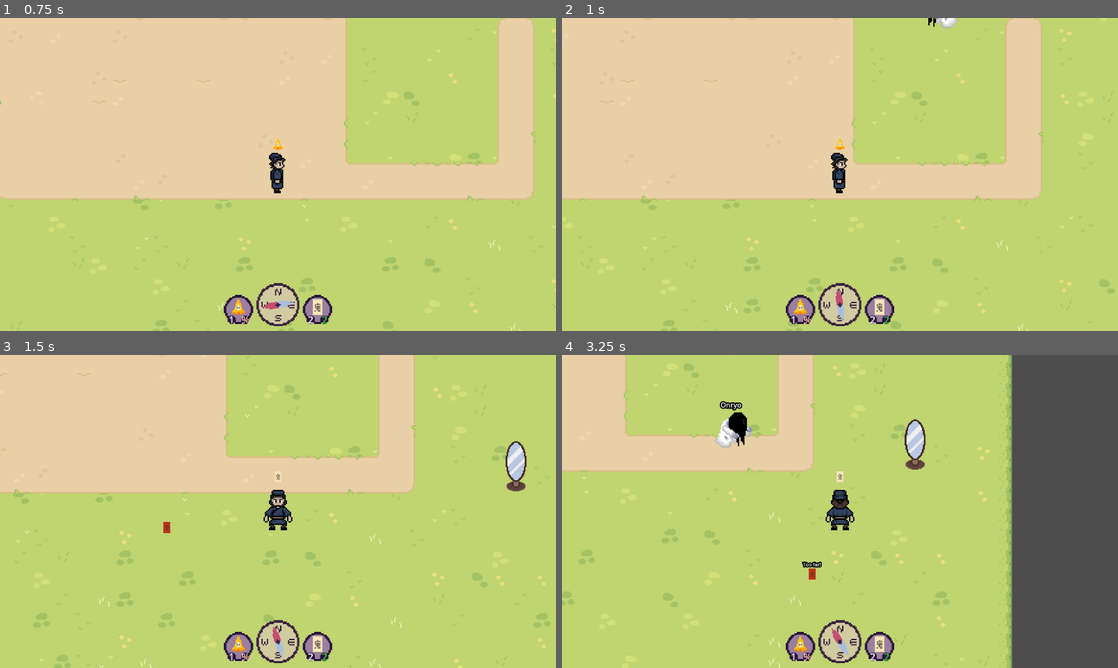
Above: before the commit, frames 1-4 (two rows, left to right).
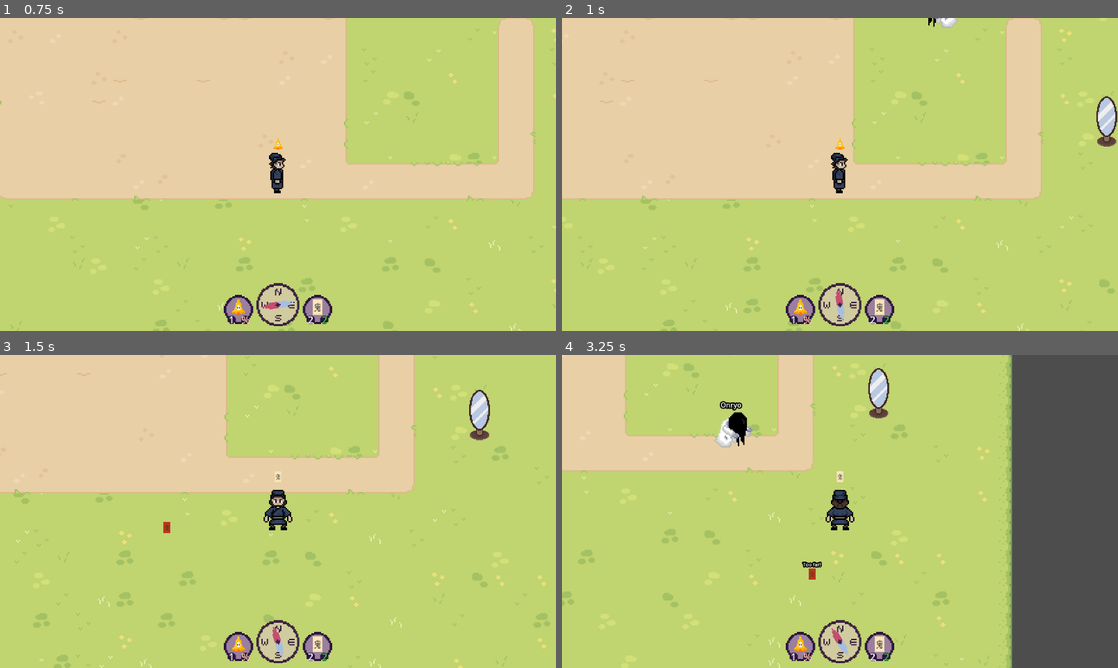
Above: after the commit, the same moments.

Repository: FennecKii/Pixel-Game-Jam-2025
Game: Godot game, scene res://Maps/Map 1/map_1.tscn
Same seed, same stepped clock (60 frames per second), same inputs: the game is played once before the commit and once after it.
Inputs (mouse positions are in pixels of both pictures, inside the frame that each line leads up to):
- Up to frame 1 (0.75 s): move the mouse to (278, 193) at 0.52 s; hold D (Right) from 0.53 s (still down); tap 1 (Equip Bell) at 0.6 s
- Up to frame 2 (1 s): keep holding D (Right)
- Up to frame 3 (1.5 s): move the mouse to (166, 527) at 1.27 s; release D (Right) at 1.28 s; hold S (Down) from 1.28 s (still down); tap 2 (Equip Ofuda) at 1.35 s
- Up to frame 4 (3.25 s): move the mouse to (895, 442) at 2.02 s; release S (Down) at 2.03 s; hold D (Right) 2.03-2.78 s; tap E (Interact) at 2.1 s; move the mouse to (812, 574) at 2.77 s; hold W (Up) from 2.78 s (still down); click (812, 574) at 2.85 s

Frame 1 is identical in both runs. In frame 2, 0.5% of the frame differs, in the area x 96-100%, y 24-42%; in frame 3, 1.0%; in frame 4, 1.0%, in the area x 55-66%, y 4-37%.

Commit message:
small changes

Diff:
--- a/Items/Bell/bell.gd
+++ b/Items/Bell/bell.gd
@@ -3,7 +3,7 @@
 @export var ghost_detection_component: GhostDetectionComponent
 @export var display_item: bool = false
 
-@onready var bell_rang_label: Label = $"Bell Rang"
+@onready var animation_player: AnimationPlayer = $AnimationPlayer
 
 var bell_rang: bool = false
 
@@ -27,10 +27,9 @@
 func _on_bell_rang(_volume: float):
 	if display_item:
 		return
-	bell_rang_label.visible = true
 	bell_rang = true
-	await get_tree().create_timer(1).timeout
-	bell_rang_label.visible = false
+	animation_player.play("ring")
+	await animation_player.animation_finished
 	bell_rang = false
 
 func _update_item_response() -> void:
--- a/Items/Bell/bell.tscn
+++ b/Items/Bell/bell.tscn
@@ -1,8 +1,104 @@
-[gd_scene load_steps=5 format=3 uid="uid://bs87s8ufsum54"]
+[gd_scene load_steps=10 format=3 uid="uid://bs87s8ufsum54"]
 
 [ext_resource type="Texture2D" uid="uid://df0t7u64twlu" path="res://Items/Bell/Bell (PGJ 2025).png" id="1_d77j5"]
 [ext_resource type="Script" uid="uid://d3t60bioyruos" path="res://Items/Bell/bell.gd" id="1_yll56"]
 [ext_resource type="PackedScene" uid="uid://d13k3krjndysh" path="res://Globals/Components/ghost_detection_component.tscn" id="3_3u4i5"]
+
+[sub_resource type="Animation" id="Animation_o57o5"]
+length = 0.001
+tracks/0/type = "value"
+tracks/0/imported = false
+tracks/0/enabled = true
+tracks/0/path = NodePath(".:animation")
+tracks/0/interp = 1
+tracks/0/loop_wrap = true
+tracks/0/keys = {
+"times": PackedFloat32Array(0),
+"transitions": PackedFloat32Array(1),
+"update": 1,
+"values": [&"idle"]
+}
+tracks/1/type = "value"
+tracks/1/imported = false
+tracks/1/enabled = true
+tracks/1/path = NodePath(".:frame")
+tracks/1/interp = 1
+tracks/1/loop_wrap = true
+tracks/1/keys = {
+"times": PackedFloat32Array(0),
+"transitions": PackedFloat32Array(1),
+"update": 0,
+"values": [0]
+}
+tracks/2/type = "value"
+tracks/2/imported = false
+tracks/2/enabled = true
+tracks/2/path = NodePath("../Bell Static:rotation")
+tracks/2/interp = 1
+tracks/2/loop_wrap = true
+tracks/2/keys = {
+"times": PackedFloat32Array(0),
+"transitions": PackedFloat32Array(1),
+"update": 0,
+"values": [0.0]
+}
+
+[sub_resource type="Animation" id="Animation_3u4i5"]
+resource_name = "idle"
+length = 0.0333367
+loop_mode = 1
+tracks/0/type = "value"
+tracks/0/imported = false
+tracks/0/enabled = true
+tracks/0/path = NodePath(".:animation")
+tracks/0/interp = 1
+tracks/0/loop_wrap = true
+tracks/0/keys = {
+"times": PackedFloat32Array(0),
+"transitions": PackedFloat32Array(1),
+"update": 1,
+"values": [&"idle"]
+}
+tracks/1/type = "value"
+tracks/1/imported = false
+tracks/1/enabled = true
+tracks/1/path = NodePath(".:frame")
+tracks/1/interp = 1
+tracks/1/loop_wrap = true
+tracks/1/keys = {
+"times": PackedFloat32Array(0),
+"transitions": PackedFloat32Array(1),
+"update": 0,
+"values": [0]
+}
+
+[sub_resource type="Animation" id="Animation_jxxmf"]
+resource_name = "ring"
+length = 1.60002
+step = 0.2
+tracks/0/type = "value"
+tracks/0/imported = false
+tracks/0/enabled = true
+tracks/0/path = NodePath("../Bell Static:rotation")
+tracks/0/interp = 2
+tracks/0/loop_wrap = true
+tracks/0/keys = {
+"times": PackedFloat32Array(0, 0.2, 0.4, 0.6, 0.8, 1, 1.2, 1.4, 1.6),
+"transitions": PackedFloat32Array(1, 1, 1, 1, 1, 1, 1, 1, 1),
+"update": 0,
+"values": [0.0, 0.10472, -0.261799, 0.349066, -0.174533, 0.0872665, -0.0523599, 0.0174533, 0.0]
+}
+
+[sub_resource type="AnimationLibrary" id="AnimationLibrary_o57o5"]
+_data = {
+&"RESET": SubResource("Animation_o57o5"),
+&"idle": SubResource("Animation_3u4i5"),
+&"ring": SubResource("Animation_jxxmf")
+}
+
+[sub_resource type="AtlasTexture" id="AtlasTexture_3u4i5"]
+atlas = ExtResource("1_d77j5")
+region = Rect2(0, 0, 32, 32)
 
 [sub_resource type="SpriteFrames" id="SpriteFrames_3u4i5"]
 animations = [{
@@ -11,7 +107,15 @@
 "texture": ExtResource("1_d77j5")
 }],
 "loop": true,
-"name": &"default",
+"name": &"idle",
+"speed": 5.0
+}, {
+"frames": [{
+"duration": 1.0,
+"texture": SubResource("AtlasTexture_3u4i5")
+}],
+"loop": true,
+"name": &"ring",
 "speed": 5.0
 }]
 
@@ -19,19 +123,23 @@
 script = ExtResource("1_yll56")
 ghost_detection_component = NodePath("Ghost Detection Component")
 
+[node name="AnimationPlayer" type="AnimationPlayer" parent="."]
+root_node = NodePath("../AnimatedSprite2D")
+libraries = {
+&"": SubResource("AnimationLibrary_o57o5")
+}
+autoplay = "idle"
+
 [node name="AnimatedSprite2D" type="AnimatedSprite2D" parent="."]
+visible = false
 sprite_frames = SubResource("SpriteFrames_3u4i5")
+animation = &"idle"
+autoplay = "idle"
 
-[node name="Bell Rang" type="Label" parent="."]
-visible = false
-offset_left = -26.0
-offset_top = 15.0
-offset_right = 27.0
-offset_bottom = 38.0
-theme_override_colors/font_color = Color(1, 1, 1, 1)
-theme_override_colors/font_outline_color = Color(0, 0, 0, 1)
-theme_override_constants/outline_size = 11
-text = "*Ring!*"
+[node name="Bell Static" type="Sprite2D" parent="."]
+position = Vector2(0, -11)
+texture = ExtResource("1_d77j5")
+offset = Vector2(0, 11)
 
 [node name="Ghost Detection Component" parent="." instance=ExtResource("3_3u4i5")]
 visible = false
--- a/Maps/Map 1/map_1.tscn
+++ b/Maps/Map 1/map_1.tscn
@@ -41,7 +41,7 @@
 [node name="Player" parent="World Objects" instance=ExtResource("2_njmqy")]
 
 [node name="Mirror" parent="World Objects" instance=ExtResource("5_4amjw")]
-position = Vector2(923, -4)
+position = Vector2(839, -122)
 
 [node name="Roofs" type="Node2D" parent="."]
 
--- a/Objects/Mirror/mirror.gd
+++ b/Objects/Mirror/mirror.gd
@@ -23,15 +23,14 @@
 
 func _process(_delta: float) -> void:
 	if not Engine.is_editor_hint():
-		pass
+		if mirror_showing:
+			_update_mirror_response()
+		elif not mirror_showing:
+			ui_animation_player.stop()
 	else:
 		_update_mirror_sprite()
 		ui_animated_sprite.self_modulate = Color(1, 1, 1, 1)
 
-	if mirror_showing:
-		_update_mirror_response()
-	elif not mirror_showing:
-		ui_animation_player.stop()
 
 func _update_mirror_sprite() -> void:
 	if mirror_type == MirrorDirection.FRONT:
--- a/Objects/Mirror/mirror.tscn
+++ b/Objects/Mirror/mirror.tscn
@@ -277,7 +277,7 @@
 flip_h = true
 
 [node name="Ghost Detection Component" parent="." instance=ExtResource("4_ms2q8")]
-position = Vector2(0, 48)
+position = Vector2(0, 32)
 scale = Vector2(0.213627, 0.134499)
 
 [node name="Player Detection" type="Area2D" parent="."]
@@ -290,6 +290,7 @@
 [node name="Mirror UI" type="CanvasLayer" parent="."]
 
 [node name="UI Animated Sprite" type="AnimatedSprite2D" parent="Mirror UI"]
+self_modulate = Color(1, 1, 1, 0)
 position = Vector2(1210, 610)
 scale = Vector2(4, 4)
 sprite_frames = SubResource("SpriteFrames_ottcr")
